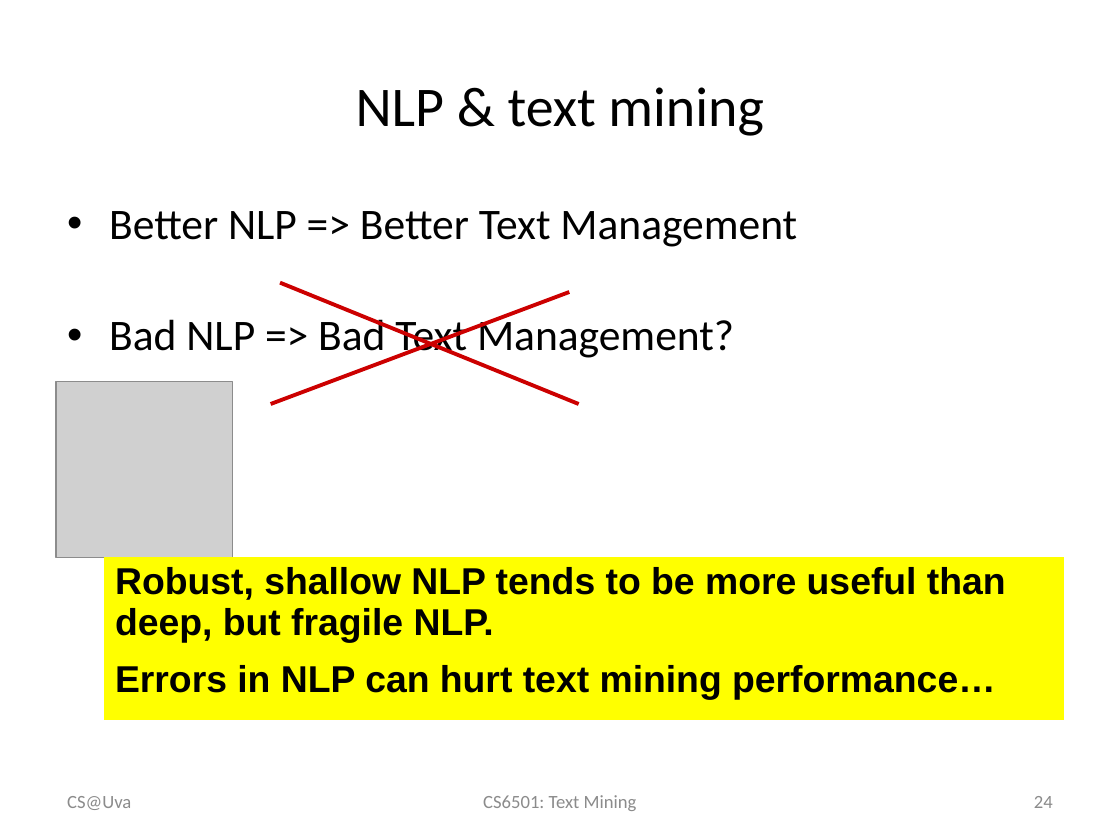
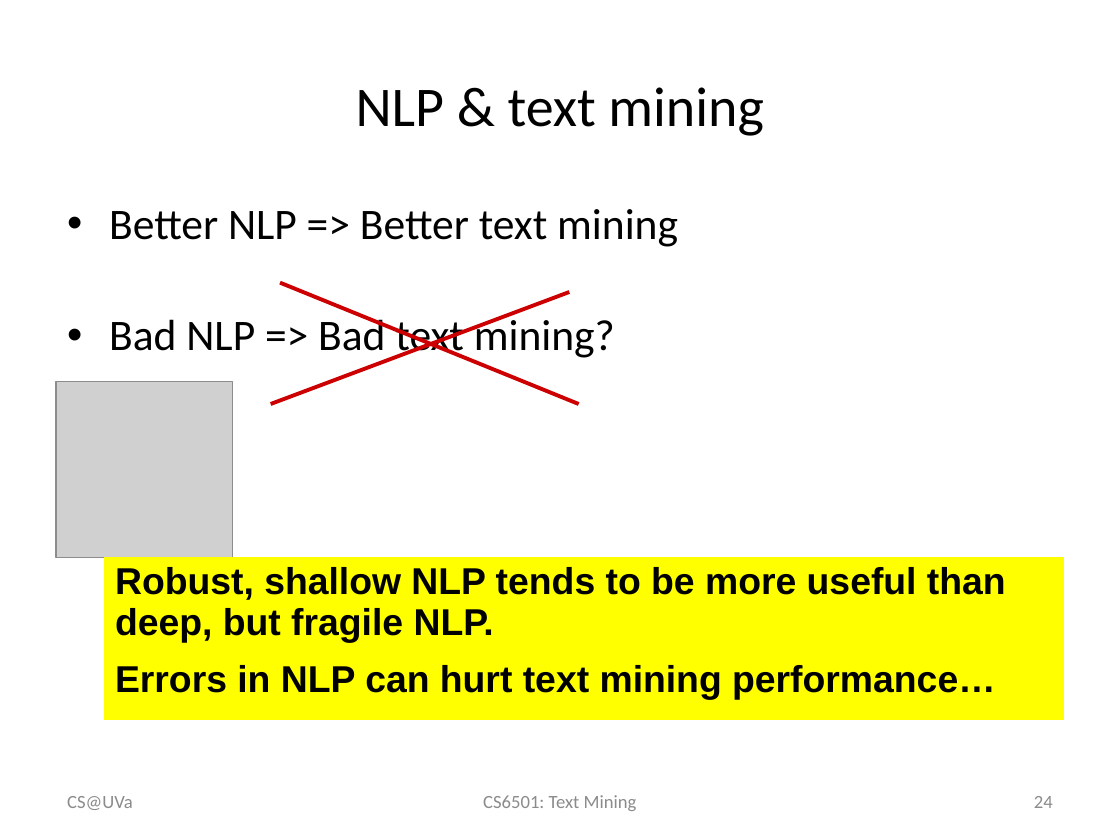
Before and after one commit to wang296/CS6501-Text-Mining, a slide deck: slide 24 of docs/IntroductionToNLP.pptx. Drawn at 1120x840 pixels with LibreOffice and Linux fonts; fonts in the diff are those of the drawing; grey boxes stand for pictures. Boxes give left, top, right and bottom in pixels: in the first picture for what was removed or moved away, otherwise in the second. Text is boxed around its words. In the diff, an @@ line names an element or a change of style, - is before the commit and + after.

```diff
--- a/docs/IntroductionToNLP.pptx
+++ b/docs/IntroductionToNLP.pptx
@@ text at [109,209,678,361]: text changed @@
-• Better NLP => Better Text Management
-• Bad NLP => Bad Text Management?
+• Better NLP => Better text mining
+• Bad NLP => Bad text mining?
@@ text at [67,796,133,810]: text changed @@
-CS@Uva
+CS@UVa
```
Also in this commit, not shown: 24 other slides changed, 1 slide added, 3 other files.
